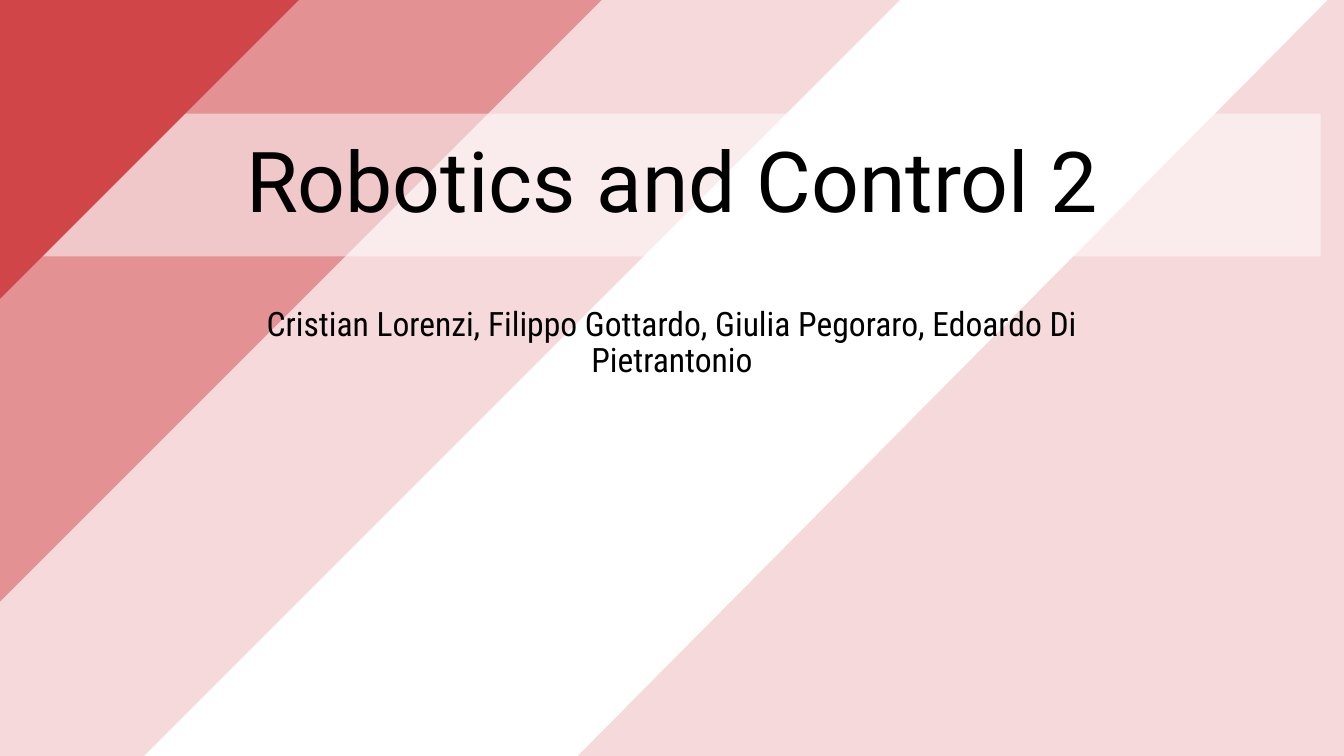
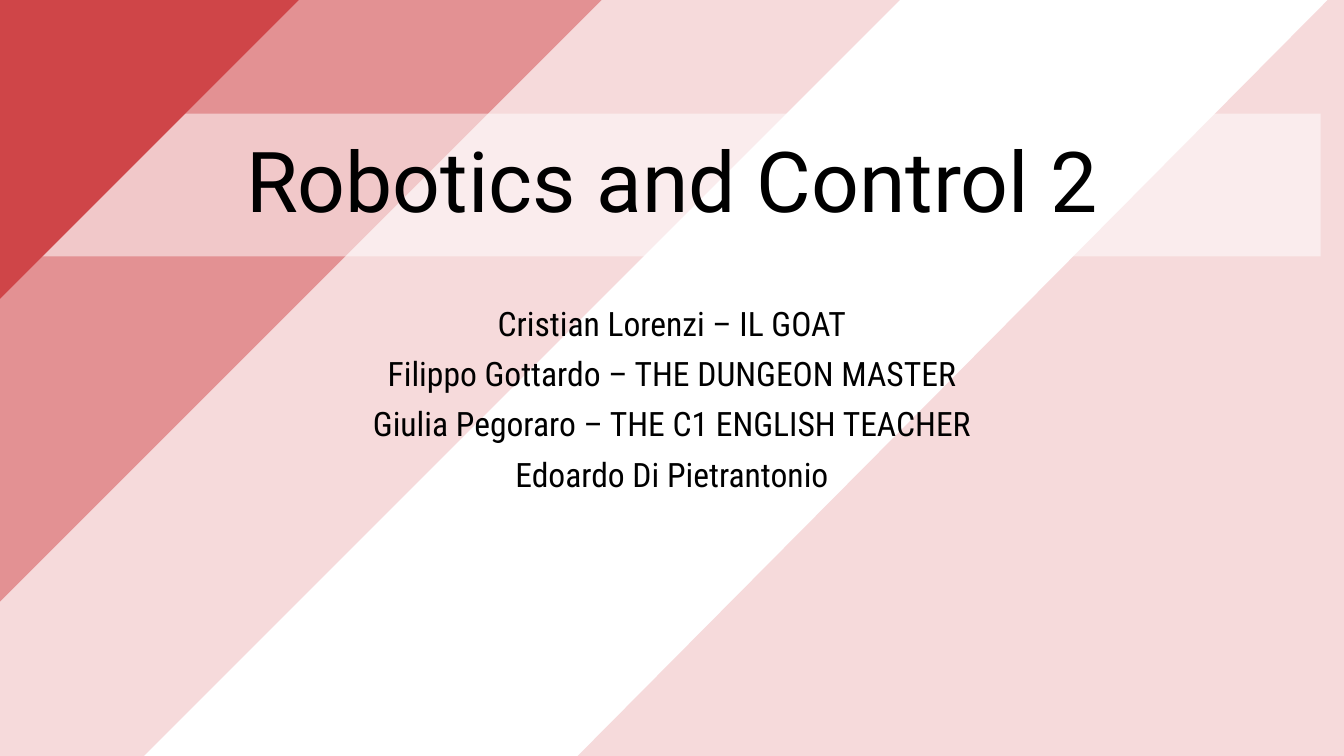
Before and after one commit to PippoGot/R-C2, a slide deck: slide 1 of documentation/presentation.pptx. Drawn at 1344x756 pixels with LibreOffice and Linux fonts; fonts in the diff are those of the drawing. Boxes give left, top, right and bottom in pixels: in the first picture for what was removed or moved away, otherwise in the second. Text is boxed around its words. In the diff, an @@ line names an element or a change of style, - is before the commit and + after.

```diff
--- a/documentation/presentation.pptx
+++ b/documentation/presentation.pptx
@@ subtitle at bbox=[373, 311, 971, 488]: text changed @@
-Cristian Lorenzi, Filippo Gottardo, Giulia Pegoraro, Edoardo Di Pietrantonio
+Cristian Lorenzi – IL GOAT
+Filippo Gottardo – THE DUNGEON MASTER
+Giulia Pegoraro – THE C1 ENGLISH TEACHER
+Edoardo Di Pietrantonio
```
Also in this commit, not shown: 11 other slides changed, 11 other files.
